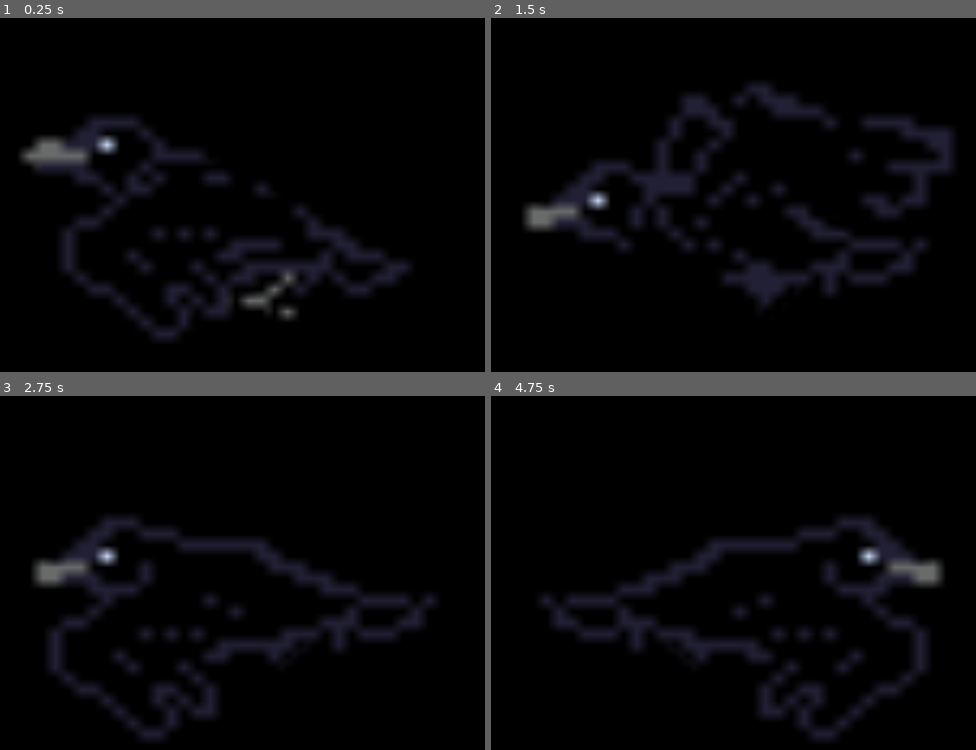
Above: before the commit, frames 1-4 (two rows, left to right).
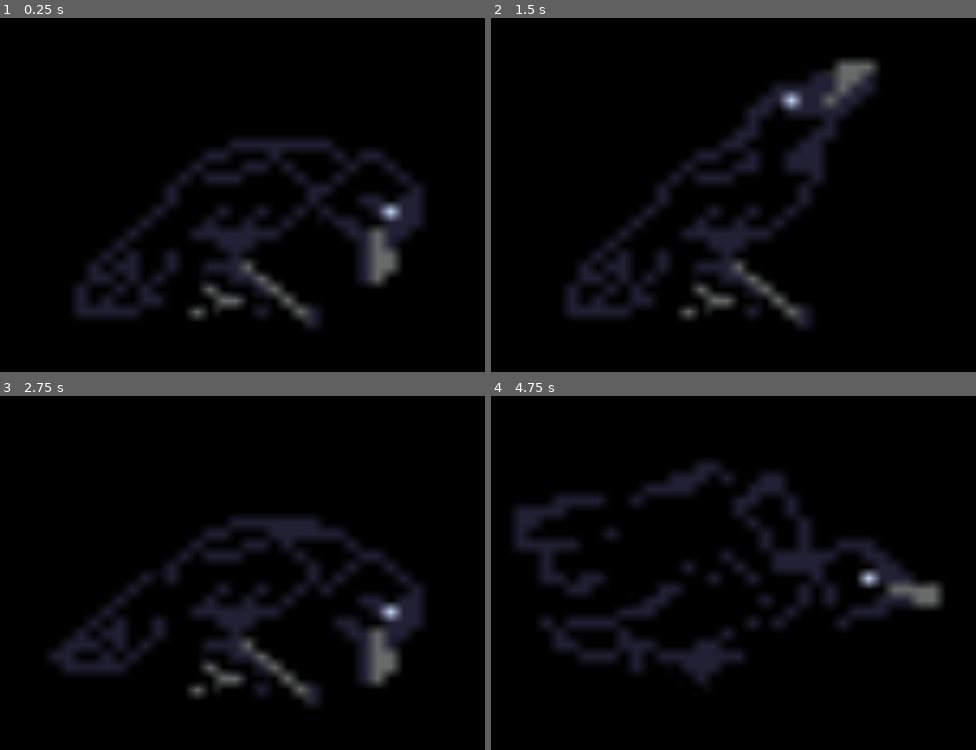
Above: after the commit, the same moments.

Repository: LiliesInLakes/pc-companion
Game: Godot game, scene res://scene1.tscn
Same seed, same stepped clock (60 frames per second), same inputs: the game is played once before the commit and once after it.
Inputs (mouse positions are in pixels of both pictures, inside the frame that each line leads up to):
- Up to frame 1 (0.25 s): no input
- Up to frame 2 (1.5 s): tap Enter at 0.5 s; drag from (718, 180) to (806, 53) at 0.52 s; drag from (583, 255) to (718, 180) at 1.27 s
- Up to frame 3 (2.75 s): move the mouse to (315, 431) at 2.02 s; hold Right from 2.03 s (still down); tap Alt at 2.1 s
- Up to frame 4 (4.75 s): release Right at 2.75 s; drag from (694, 742) to (510, 484) at 2.77 s; move the mouse to (956, 707) at 3.52 s; hold Left 3.53-4.25 s; tap Alt at 3.6 s; drag from (510, 484) to (718, 558) at 4.27 s

The runs differ from the first frame. In frame 1, 16% of the frame differs, in the area x 4-88%, y 28-91%; in frame 2, 18%, in the area x 6-96%, y 11-88%; in frame 3, 15%; in frame 4, 16%.

Commit message:
fixed bug: now idle motion is playing properly and the direction is truely random. before this, once it moved horizontally, it was fixed

Diff:
--- a/scene1.tscn
+++ b/scene1.tscn
@@ -191,7 +191,7 @@
 [node name="AnimatedSprite2D" type="AnimatedSprite2D" parent="." unique_id=707388316]
 scale = Vector2(3.48, 3)
 sprite_frames = SubResource("SpriteFrames_m2sqd")
-animation = &"fly"
+animation = &"idle"
 
 [node name="Area2D" type="Area2D" parent="." unique_id=1906567509]
 
--- a/whtvr.gd
+++ b/whtvr.gd
@@ -30,13 +30,11 @@
 	area.input_event.connect(_on_area_input)
 
 func maybe_idle():
-	if randf() < 0.3:
+	if(randf() <0.3):
 		is_idling = true
-		idle_timer = randf_range(1.0, 3.0)
-		var r = randi()%3
-		if r == 0 and animated_sprite.sprite_frames.has_animation("idle"):
-			animated_sprite.play("idle")
-			speed = 0
+		idle_timer = 2
+		animated_sprite.play("idle")
+		speed = 0
 func _physics_process(delta: float) -> void:
 	if is_dragging:
 		var mouse_pos = Vector2(DisplayServer.mouse_get_position())
@@ -53,18 +51,12 @@
 	var window_pos = Vector2(DisplayServer.window_get_position())
 	if window_pos.x <= 0 or window_pos.x >= screen_size.x - window_size.x:
 		direction.x = 1 if window_pos.x <= 0 else -1
-		if(randf() <0.5):
-			direction.y *= -1
-		else:
-			direction.y = 0
+		direction.y = [-1, 0, 1].pick_random()
 		maybe_idle()
 	if window_pos.y <= 0 or window_pos.y >= screen_size.y - window_size.y:
 		direction.y = 1 if window_pos.y <= 0 else -1
 		maybe_idle()
-		if(randf() <0.5):
-			direction.x *= -1
-		else:
-			direction.x = 0
+		direction.x = [-1, 0, 1].pick_random()
 	if direction.x != 0:
 		animated_sprite.flip_h = direction.x < 0
 	window_pos += direction *speed *delta
